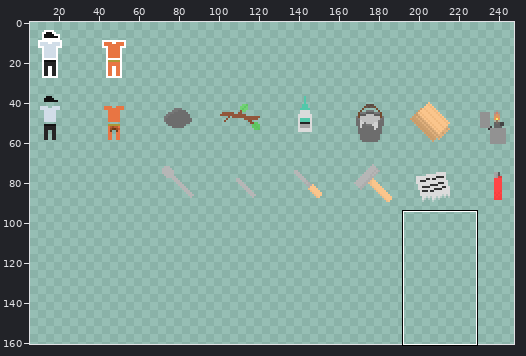
File history of a sprite sheet, Assets/_sprites/game/items.png. Above: a wide view before the commit, with the close-up outlined.
Close-up. Before the commit:
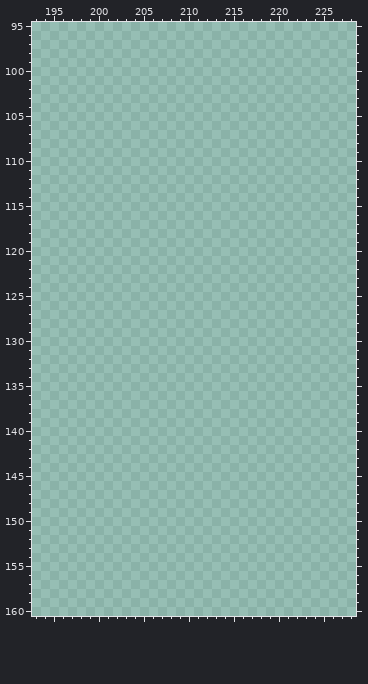
The file is 256x256 pixels. Pixels under 10% opacity are left out. Colours within 5 levels of each other are drawn and written as one. Shown: x 193..228, y 95..160. The wide view leaves out empty margins.
New version:
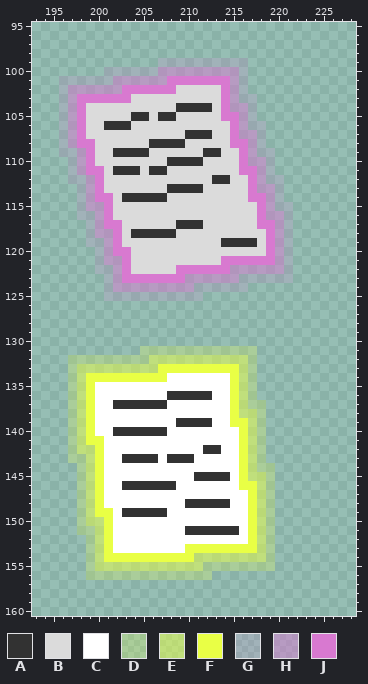
Palette (. is transparent): A #323232  B #dbdbdb  C #ffffff  D #e9ff453c  E #e9ff4581  F #e9ff45  G #d879d02b  H #d879d081  J #d879d0
Difference:
Changed rows in their new state; - is an unchanged pixel.
first column x 196:
 99 -----------GGGGGGGGGG-----
100 -----GGGGGGHHHHHHHHHG-----
101 GGGGGGHHHHHHJJJJJJJHG-----
102 GHHHHHHJJJJJJBBBBBJHG-----
103 GHJJJJJJBBBBBBBBBBJHGG----
104 GHJBBBBBBBBBBAAAABJHHG----
105 GHJBBBBBAABAABBBBBJJHG----
106 GHJBBAAABBBBBBBBBBBJHGG---
107 GHJBBBBBBBBBBBAAABBJHHG---
108 GHJJBBBBBBAAAABBBBBJJHG---
109 GGHJBBAAAABBBBBBAABBJHGG--
110 -GHJBBBBBBBBAAAABBBBJHHG--
111 -GHJJBAAABAABBBBBBBBJJHG--
112 -GGHJBBBBBBBBBBBBAABBJHGG-
113 --GHJBBBBBBBAAAABBBBBJHHG-
114 --GHJJBAAAAABBBBBBBBBJJHG-
115 --GHHJBBBBBBBBBBBBBBBBJHGG
116 --GGHJBBBBBBBBBBBBBBBBJHHG
117 ---GHJJBBBBBBAAABBBBBBJJHG
118 ---GHHJBAAAAABBBBBBBBBBJHG
119 ---GGHJBBBBBBBBBBBAAAABJHG
120 ----GHJJBBBBBBBBBBBBBBBJHG
121 ----GHHJBBBBBBBBBBJJJJJJHG
122 ----GGHJBBBBBJJJJJJHHHHHHG
123 -----GHJJJJJJJHHHHHHGGGGGG
124 -----GHHHHHHHHHGGGGGG-----
125 -----GGGGGGGGGGG----------
first column x 197:
131 --------DDDDDDDDDDDDD--
132 DDDDDDDDDEEEEEEEEEEED--
133 DEEEEEEEEEFFFFFFFFFED--
134 DEFFFFFFFFFCCCCCCCFED--
135 DEFCCCCCCCCCCCCCCCFED--
136 DEFCCCCCCCCAAAAACCFED--
137 DEFCCAAAAAACCCCCCCFEDD-
138 DEFCCCCCCCCCCCCCCCFEED-
139 DEFCCCCCCCCCAAAACCFFED-
140 DEFCCAAAAAACCCCCCCCFED-
141 DEFFCCCCCCCCCCCCCCCFED-
142 DEEFCCCCCCCCCCCAACCFED-
143 DDEFCCAAAACAAACCCCCFED-
144 -DEFCCCCCCCCCCCCCCCFEDD
145 -DEFCCCCCCCCCCAAAACFEED
146 -DEFCCAAAAAACCCCCCCFFED
147 -DEFCCCCCCCCCCCCCCCCFED
148 -DEFCCCCCCCCCAAAAACCFED
149 -DEFFCAAAAACCCCCCCCCFED
150 -DEEFCCCCCCCCCCCCCCCFED
151 -DDEFCCCCCCCCAAAAAACFED
152 --DEFCCCCCCCCCCCCCCCFED
153 --DEFCCCCCCCCFFFFFFFFED
154 --DEFFFFFFFFFFEEEEEEEED
155 --DEEEEEEEEEEEEDDDDDDDD
156 --DDDDDDDDDDDDDD-------
Pixel boxes of the changes (left, top, right, bottom) in both close-ups:
added: (59, 58, 293, 301)
added: (68, 346, 275, 580)
